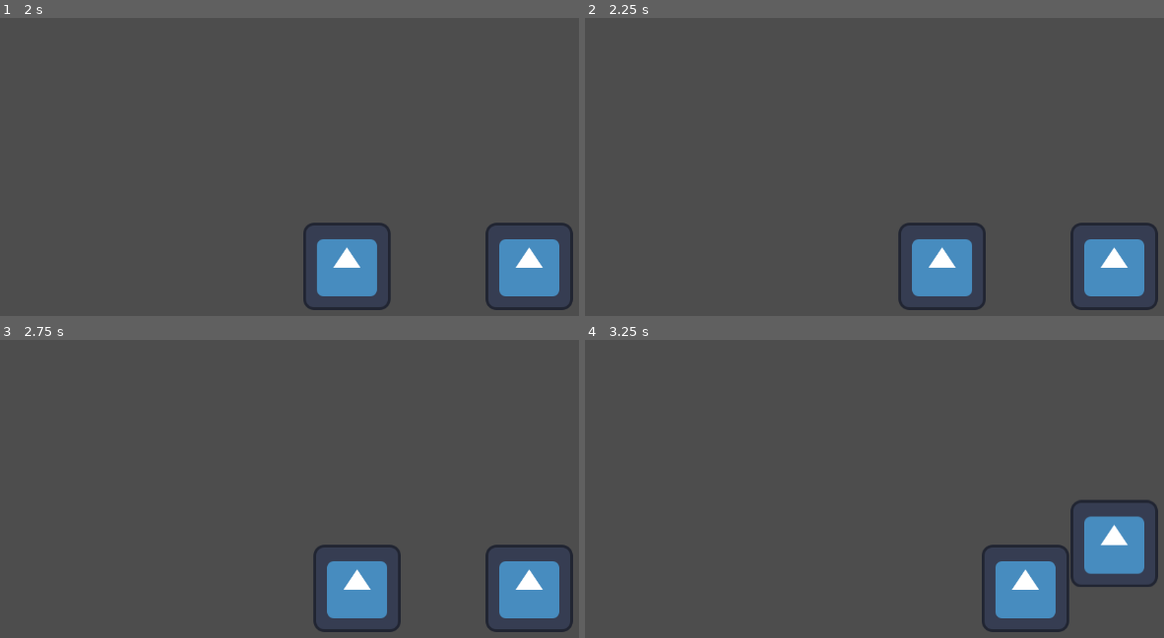
Above: before the commit, frames 1-4 (two rows, left to right).
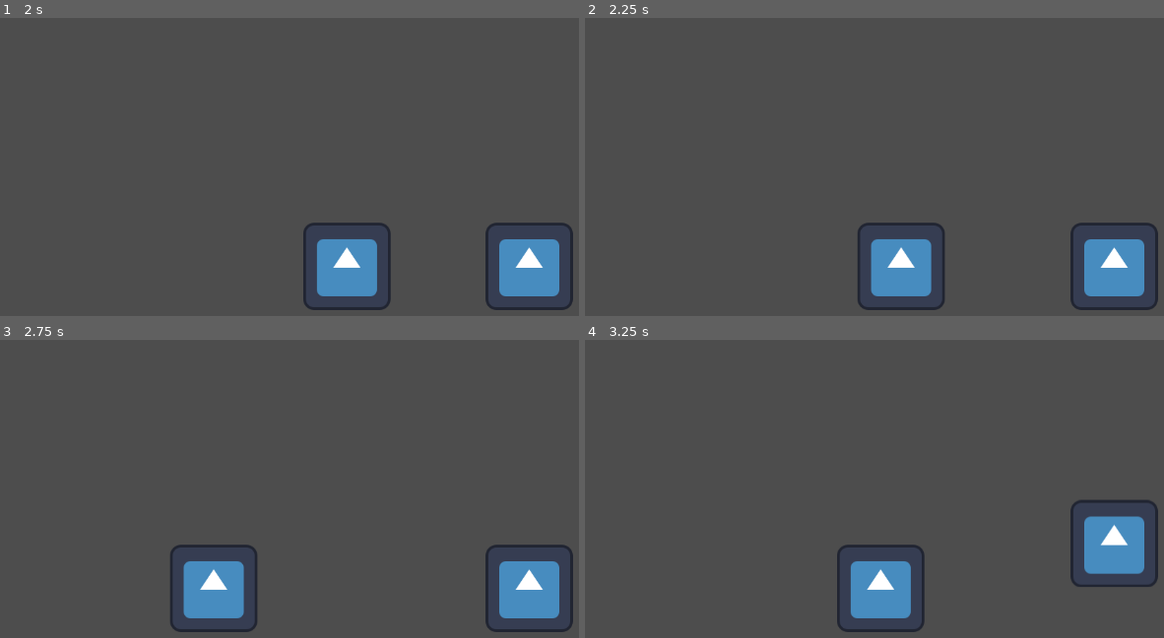
Above: after the commit, the same moments.

Repository: cs947939/vgd2025
Game: Godot game, scene res://node_2d.tscn
The game is run twice, just before and just after one commit, with the same random seed, the same clock (stepped at 60 frames per second) and the same inputs. The engine's default icon, where the game draws it, is replaced by a stand-in: a white triangle on a blue panel in a dark square.
Inputs:
- Up to frame 1 (2 s): hold D (right_1) from 0.53 s (still down); tap Up (ui_up) at 0.77, 1.52 s
- Up to frame 2 (2.25 s): release D (right_1) at 2.03 s; hold A (left_1, bound only after the commit) from 2.03 s (still down)
- Up to frame 3 (2.75 s): keep holding A (left_1, bound only after the commit)
- Up to frame 4 (3.25 s): release A (left_1, bound only after the commit) at 2.78 s; hold D (right_1) from 2.78 s (still down); tap Up (ui_up) at 3.02 s

Frame 1 is identical in both runs. In frame 2, 3.4% of the frame differs, in the area x 47-70%, y 68-99%; in frame 3, 5.1%, in the area x 29-70%, y 68-99%; in frame 4, 5.1%.

Commit message:
adding A key

Diff:
--- a/character_body_2d.gd
+++ b/character_body_2d.gd
@@ -16,7 +16,7 @@
 
 	# Get the input direction and handle the movement/deceleration.
 	# As good practice, you should replace UI actions with custom gameplay actions.
-	var direction := Input.get_axis("KEY_A", "right_1")
+	var direction := Input.get_axis("left_1", "right_1")
 	if direction:
 		velocity.x = direction * SPEED
 	else:
--- a/project.godot
+++ b/project.godot
@@ -22,6 +22,11 @@
 "events": [Object(InputEventKey,"resource_local_to_scene":false,"resource_name":"","device":0,"window_id":0,"alt_presse …(189 unchanged characters)…
 ]
 }
+left_1={
+"deadzone": 0.5,
+"events": [Object(InputEventKey,"resource_local_to_scene":false,"resource_name":"","device":-1,"window_id":0,"alt_pressed":false,"shift_pressed":false,"ctrl_pressed":false,"meta_pressed":false,"pressed":false,"keycode":0,"physical_keycode":65,"key_label":0,"unicode":97,"location":0,"echo":false,"script":null)
+]
+}
 
 [rendering]
 
